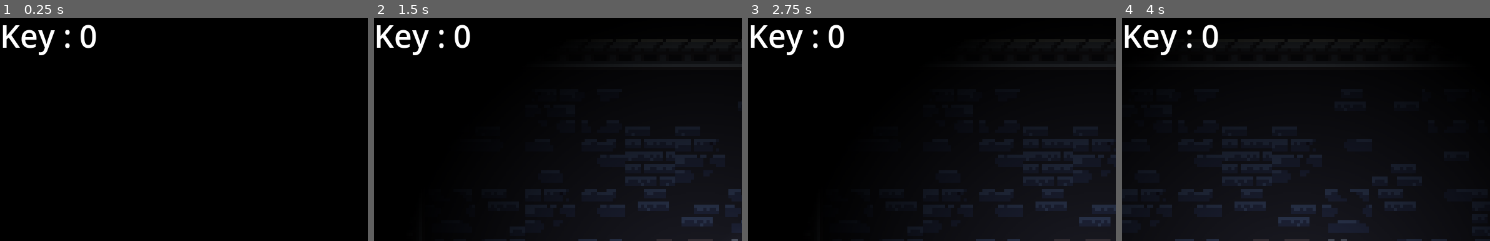
Above: before the commit, frames 1-4 (left to right).
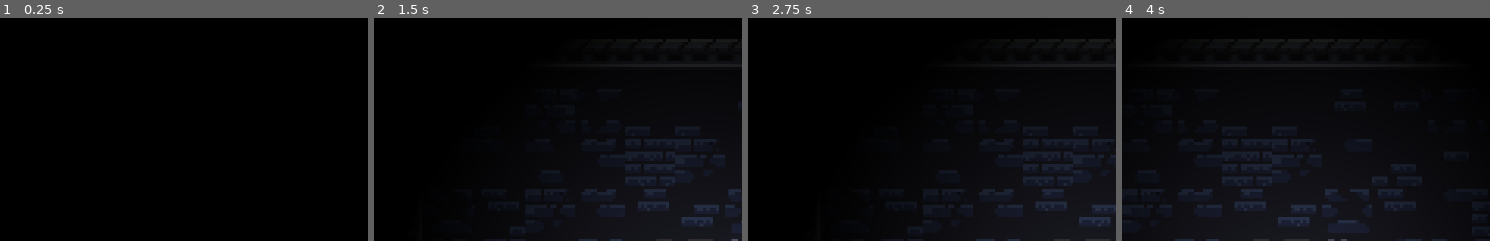
Above: after the commit, the same moments.

Repository: CorpsThese/Thunder-on-the-lighthouse
Game: Godot game, scene res://scenes/tutorial.tscn
Same seed, same stepped clock (60 frames per second), same inputs: the game is played once before the commit and once after it. Sound files missing from this copy of the repository are replaced by a short silence.
Inputs (mouse positions are % of the whole screen's width and height, from its top left):
- Up to frame 1 (0.25 s): no input
- Up to frame 2 (1.5 s): move the mouse to (78, 45) at 0.52 s; hold D (move_right) from 0.53 s (still down); tap F (interact) at 0.6 s; tap Space (jump) at 0.77 s; move the mouse to (33, 55) at 1.27 s; right-click (33, 55) at 1.35 s
- Up to frame 3 (2.75 s): tap Space (jump) at 1.52 s; tap F (interact) at 1.55, 2.3 s; move the mouse to (65, 27) at 2.02 s; release D (move_right) at 2.03 s; hold A (move_left) from 2.03 s (still down); click (65, 27) at 2.1 s
- Up to frame 4 (4 s): move the mouse to (49, 70) at 2.77 s; release A (move_left) at 2.78 s; hold D (move_right) from 2.78 s (still down); tap F (interact) at 2.85, 3.6 s; tap Space (jump) at 3.02, 3.77 s; move the mouse to (87, 65) at 3.52 s
The pictures show only the part of the screen within x 0-50%, y 0-50%; the shares and areas given below are measured in that part.

The runs differ from the first frame. In frame 1, 1.1% of the frame differs, in the area x 0-27%, y 2-17%; in frame 2, 1.1%; in frame 3, 1.1%; in frame 4, 1.1%.

Commit message:
UI and keybind changes

Diff:
--- a/project.godot
+++ b/project.godot
@@ -32,6 +32,7 @@
 "deadzone": 0.5,
 "events": [Object(InputEventKey,"resource_local_to_scene":false,"resource_name":"","device":-1,"window_id":0,"alt_press …(195 unchanged characters)…
 , Object(InputEventJoypadButton,"resource_local_to_scene":false,"resource_name":"","device":-1,"button_index":6,"pressure":0.0,"pressed":true,"script":null)
+, Object(InputEventKey,"resource_local_to_scene":false,"resource_name":"","device":-1,"window_id":0,"alt_pressed":false,"shift_pressed":false,"ctrl_pressed":false,"meta_pressed":false,"pressed":false,"keycode":0,"physical_keycode":4194305,"key_label":0,"unicode":0,"location":0,"echo":false,"script":null)
 ]
 }
 move_left={
@@ -68,6 +69,7 @@
 , Object(InputEventJoypadButton,"resource_local_to_scene":false,"resource_name":"","device":-1,"button_index":0,"pressure":0.0,"pressed":true,"script":null)
 , Object(InputEventJoypadButton,"resource_local_to_scene":false,"resource_name":"","device":-1,"button_index":11,"pressure":0.0,"pressed":true,"script":null)
 , Object(InputEventJoypadMotion,"resource_local_to_scene":false,"resource_name":"","device":-1,"axis":1,"axis_value":-1.0,"script":null)
+, Object(InputEventKey,"resource_local_to_scene":false,"resource_name":"","device":-1,"window_id":0,"alt_pressed":false,"shift_pressed":false,"ctrl_pressed":false,"meta_pressed":false,"pressed":false,"keycode":0,"physical_keycode":87,"key_label":0,"unicode":119,"location":0,"echo":false,"script":null)
 ]
 }
 interact={
--- a/scenes/child.tscn
+++ b/scenes/child.tscn
@@ -9,6 +9,7 @@
 [ext_resource type="Texture2D" uid="uid://hgklt6jkrbx0" path="res://ressources/textures/flashlight_light.png" id="4_ijt5a"]
 [ext_resource type="AudioStream" uid="uid://b54ngs1gn42fj" path="res://ressources/audio/sadiquecat__flashlight-button-press_2.wav" id="5_35wil"]
 [ext_resource type="AudioStream" uid="uid://psg2b6v1ydao" path="res://ressources/audio/pagancow__dorm-door-opening.wav" id="5_rke8f"]
+[ext_resource type="Texture2D" uid="uid://bse2lv7t12vcx" path="res://ressources/textures/key.png" id="8_nhjae"]
 [ext_resource type="Script" path="res://scripts/interactable_popup.gd" id="9_7tbvx"]
 [ext_resource type="Texture2D" uid="uid://dxdnr84u4fm4s" path="res://ressources/textures/tile_0123.png" id="9_jtwpu"]
 [ext_resource type="Texture2D" uid="uid://c4e1ylhycps2l" path="res://ressources/textures/tile_0048.png" id="10_53gnp"]
@@ -577,6 +578,18 @@
 value = 100.0
 show_percentage = false
 
+[node name="Key" type="Sprite2D" parent="."]
+visible = false
+position = Vector2(-20, -30)
+scale = Vector2(2, 2)
+texture = ExtResource("8_nhjae")
+
+[node name="Key2" type="Sprite2D" parent="."]
+visible = false
+position = Vector2(15, -30)
+scale = Vector2(2, 2)
+texture = ExtResource("8_nhjae")
+
 [node name="LadderDetector" type="Area2D" parent="."]
 unique_name_in_owner = true
 collision_layer = 8
--- a/scenes/tutorial.tscn
+++ b/scenes/tutorial.tscn
@@ -997,6 +997,7 @@
 }
 
 [node name="GameUI" type="CanvasLayer" parent="."]
+visible = false
 
 [node name="Control" type="Control" parent="GameUI"]
 layout_mode = 3
@@ -1005,9 +1006,11 @@
 anchor_bottom = 1.0
 grow_horizontal = 2
 grow_vertical = 2
+theme = ExtResource("9_bu06t")
 
 [node name="KeyLabel" type="Label" parent="GameUI/Control"]
 unique_name_in_owner = true
+visible = false
 layout_mode = 0
 offset_right = 50.0
 offset_bottom = 23.0
@@ -1025,6 +1028,7 @@
 anchor_bottom = 1.0
 grow_horizontal = 2
 grow_vertical = 2
+theme = ExtResource("9_bu06t")
 color = Color(0, 0, 0, 0.392157)
 
 [node name="Label" type="Label" parent="GameOver/ColorRect"]
@@ -1055,6 +1059,7 @@
 offset_bottom = 90.0
 grow_horizontal = 2
 grow_vertical = 2
+theme = ExtResource("9_bu06t")
 
 [node name="Retry" type="Button" parent="GameOver/VBoxContainer"]
 layout_mode = 2
@@ -1077,6 +1082,7 @@
 anchor_bottom = 1.0
 grow_horizontal = 2
 grow_vertical = 2
+theme = ExtResource("9_bu06t")
 color = Color(0, 0, 0, 0.392157)
 
 [node name="Label" type="Label" parent="Pause/ColorRect"]
--- a/scripts/child.gd
+++ b/scripts/child.gd
@@ -136,8 +136,7 @@
 	#Detects key and gather it
 	if key_detector.has_overlapping_bodies():
 		key_detector.get_overlapping_bodies()[0].queue_free()
-		key_counter += 1
-		emit_signal("key_updated", key_counter)
+		update_key_counter(key_counter + 1)
 	#Check if there is a door next to the player
 	#if interact tries to open
 	#only opens if there is a key, else emit signal to start a sound
@@ -145,8 +144,7 @@
 		show_interactable_popup = true
 		if Input.is_action_just_pressed("interact"):
 			if key_counter > 0:
-				key_counter -= 1
-				emit_signal("key_updated", key_counter)
+				update_key_counter(key_counter - 1)
 				var door := door_detector.get_overlapping_bodies()[0]
 				door.open()
 				$DoorOpened.play()
@@ -167,6 +165,15 @@
 	%BatteryBar.value = battery
 	%BatteryBar.visible = battery != MAX_BATTERY
 
+func update_key_counter(new_key_counter: int) -> void:
+	key_counter = new_key_counter
+	emit_signal("key_updated", key_counter)
+
+	$Key.visible = key_counter >= 1
+	$Key2.visible = key_counter >= 2
+
+	if key_counter >= 3:
+		print('More than 3 keys are not supported by UI!')
 
 func thunder_damage(amount: float) -> void:
 	if not is_cuddling:
--- a/scripts/lighthouse.gd
+++ b/scripts/lighthouse.gd
@@ -125,7 +125,10 @@
 
 func _on_main_menu_pressed() -> void:
 	get_tree().paused = false
-	get_tree().change_scene_to_file("res://scenes/main_menu.tscn")
+
+	# TODO: proper main menu
+	%Pause.hide()
+	#get_tree().change_scene_to_file("res://scenes/main_menu.tscn")
 
 # Supposedly only leaving the tutoral => lighhouse the lighthouse => end
 # next_level is an export value you can change in editor
Not shown: 1 places in scenes/child.tscn that only renumber resources
Not shown: 1 places in scenes/tutorial.tscn that only renumber resources
